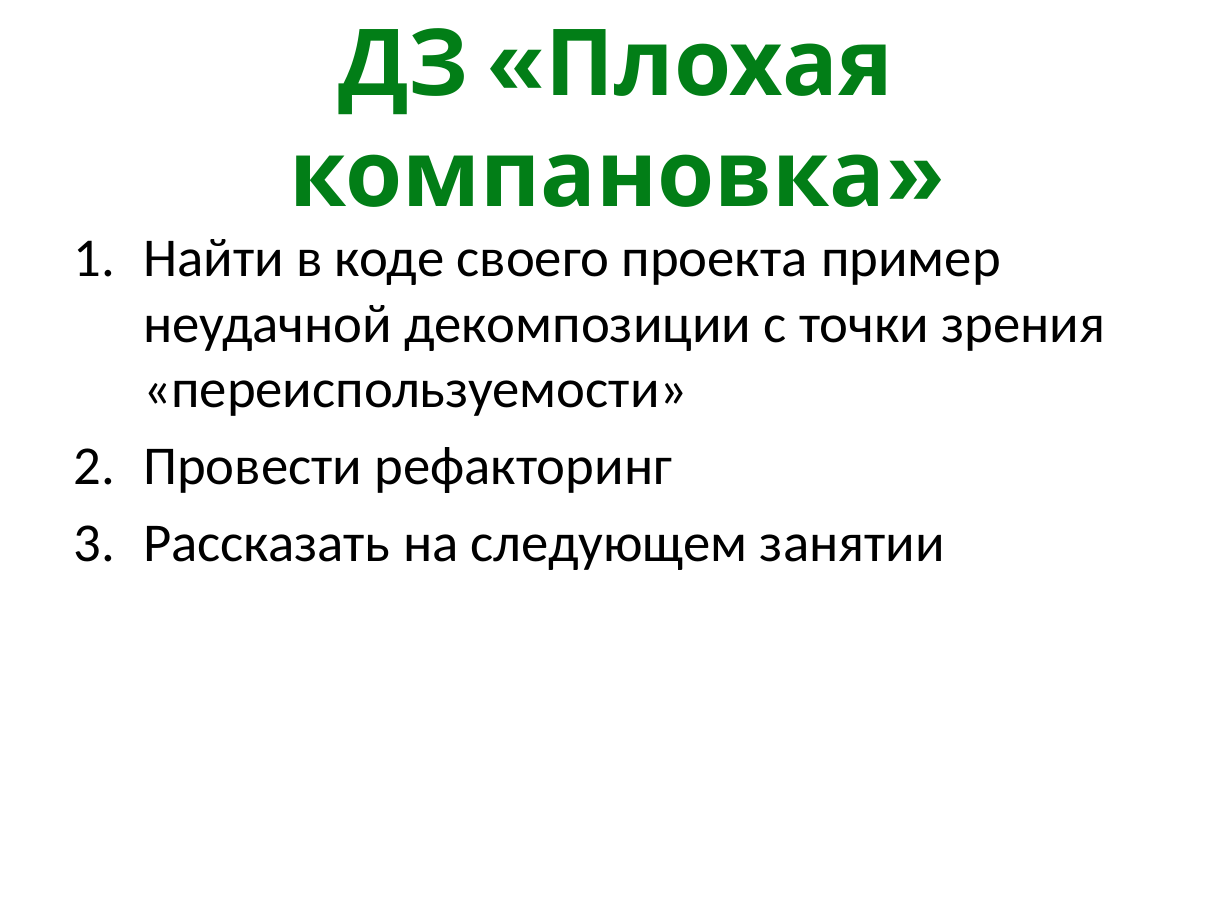
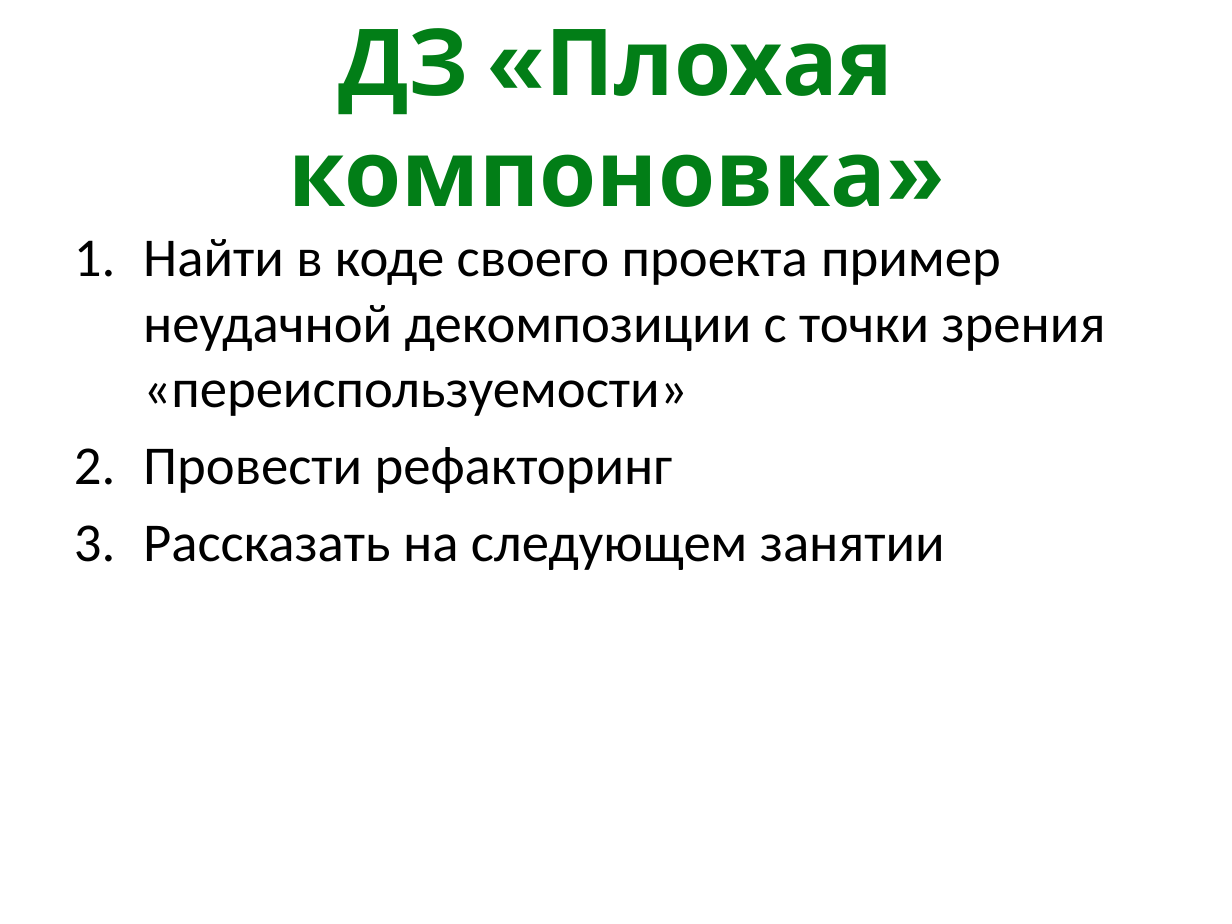
Before and after one commit to kontur-courses/clean-code, a slide deck: slide 17 of CleanCode.pptx. Drawn at 1232x924 pixels with LibreOffice and Linux fonts; fonts in the diff are those of the drawing. Boxes give left, top, right and bottom in pixels: in the first picture for what was removed or moved away, otherwise in the second. Text is boxed around its words. In the diff, an @@ line names an element or a change of style, - is before the commit and + after.

Commit message:
fix spelling and formatting

```diff
--- a/CleanCode.pptx
+++ b/CleanCode.pptx
@@ title at bbox=[289, 28, 894, 207]: text changed @@
-ДЗ «Плохая компановка»
+ДЗ «Плохая компоновка»
```
Also in this commit, not shown: 4 other slides changed.
